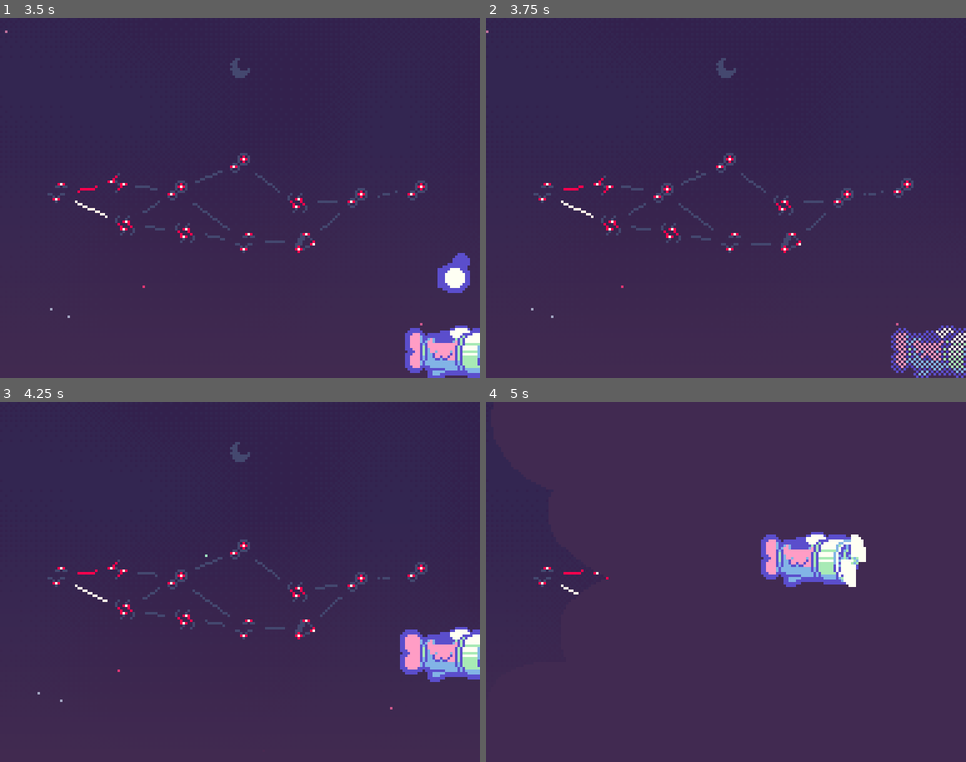
Above: before the commit, frames 1-4 (two rows, left to right).
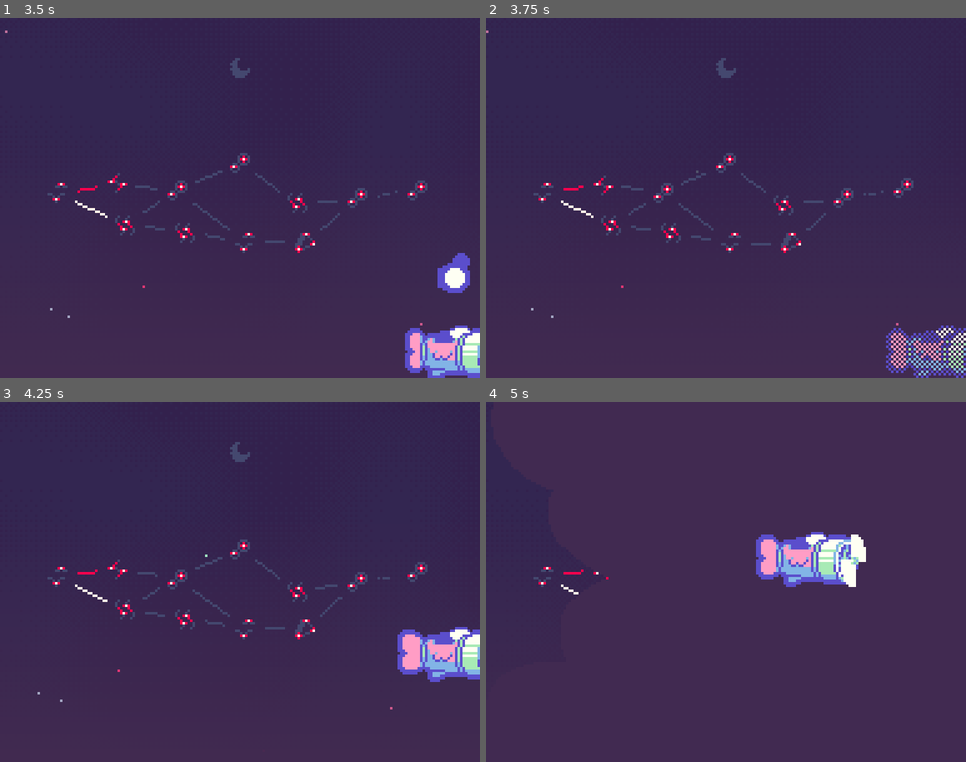
Above: after the commit, the same moments.

Repository: webcatzz/bjay
Game: Godot game, scene res://scenes/ui/title/title.tscn
The game is run twice, just before and just after one commit, with the same random seed, the same clock (stepped at 60 frames per second) and the same inputs.
Inputs (mouse positions are in pixels of both pictures, inside the frame that each line leads up to):
- Up to frame 1 (3.5 s): click "Start" at 0.5 s; tap Enter (ui_accept) at 1.25, 1.52, 2.27 s; move the mouse to (345, 180) at 1.27 s; hold D (move_right) 1.28-2.03 s; hold Space (dash) 1.28-2.03 s; click (345, 180) at 1.42 s; move the mouse to (144, 216) at 2.02 s; hold S (move_down) 2.03-2.78 s; tap Space (dash) at 2.1 s; move the mouse to (288, 118) at 2.77 s; hold D (move_right) from 2.78 s (still down); hold Space (dash) from 2.78 s (still down)
- Up to frame 2 (3.75 s): move the mouse to (702, 270) at 3.52 s; release D (move_right) at 3.53 s; release Space (dash) at 3.53 s; hold W (move_up) from 3.53 s (still down); tap Space (dash) at 3.6 s; click (702, 270) at 3.67 s
- Up to frame 3 (4.25 s): keep holding W (move_up); tap Enter (ui_accept) at 3.77 s
- Up to frame 4 (5 s): move the mouse to (870, 636) at 4.27 s; release W (move_up) at 4.28 s; hold A (move_left) from 4.28 s (still down); hold Space (dash) from 4.28 s (still down); tap Enter (ui_accept) at 4.52 s

Frame 1 is identical in both runs. In frame 2, 0.1% of the frame differs, in the area x 83-89%, y 86-99%; in frame 3, 0.1%; in frame 4, 0.3%, in the area x 56-62%, y 36-50%.

Commit message:
being hurt now cancels dash windup

Diff:
--- a/scenes/route/parts/player.gd
+++ b/scenes/route/parts/player.gd
@@ -30,7 +30,6 @@
 			dash()
 		else:
 			state = State.MOVE
-		dash_held_time = 0.0
 
 
 func _physics_process(delta: float) -> void:
@@ -45,10 +44,12 @@
 
 
 func _set_state(value: State) -> void:
+	match state:
+		State.DASH_WINDUP:
+			dash_held_time = 0.0
+			$Sprite/Tail.speed_scale = 1.0
 	state = value
 	match state:
-		State.MOVE:
-			$Sprite/Tail.speed_scale = 1.0
 		State.DASH_WINDUP:
 			dash_held_time = 0.0
 			$Sprite/Tail.speed_scale = 4.0
@@ -81,6 +82,8 @@
 func take_damage(amount: int = 1) -> void:
 	if not is_invincible:
 		Game.health -= amount
+		state = State.MOVE
+
 		$HitstopTimer.start()
 		get_tree().paused = true
 
@@ -101,6 +104,7 @@
 	var idx: int = randi_range(0, Game.inventory.size() - 1)
 	var item: Item = Game.inventory[idx]
 	Game.remove_item(idx)
+
 	await get_tree().process_frame
 	var node := preload("res://scenes/route/parts/item_parachute.tscn").instantiate()
 	node.item = item
